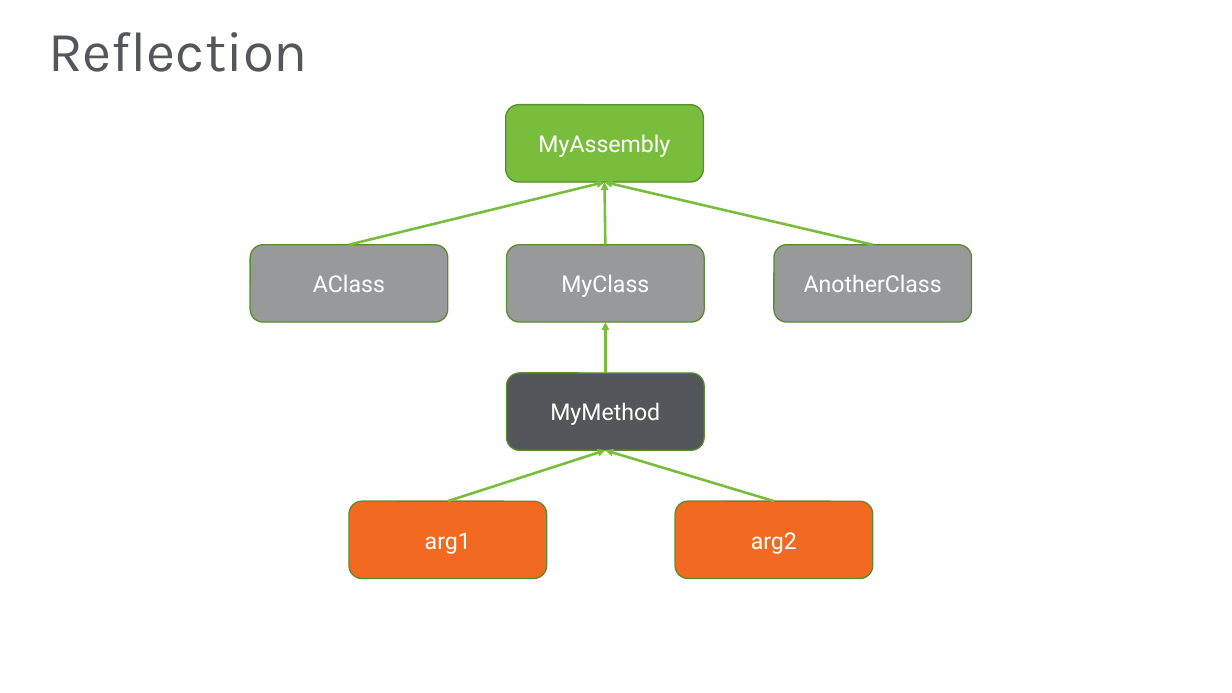
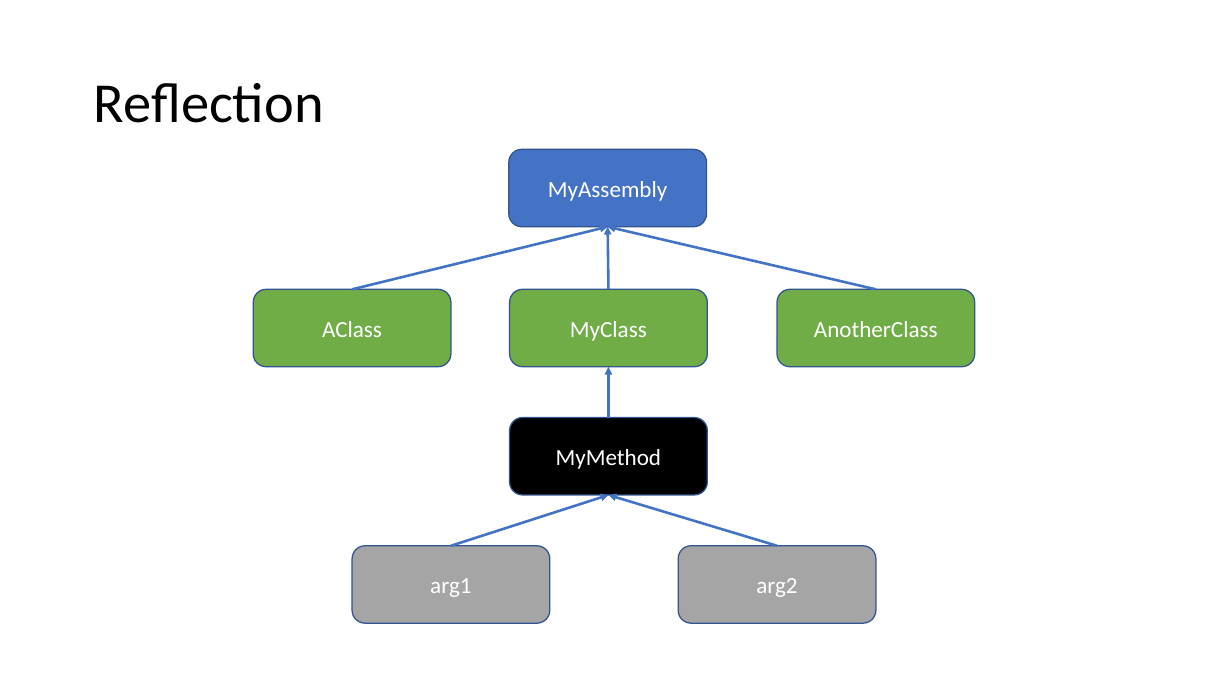
Before and after one commit to JasonBock/Presentations, a slide deck: slide 21 of Metaprogramming in .NET.pptx. Drawn at 1232x693 pixels with LibreOffice and Linux fonts; fonts in the diff are those of the drawing; background and template pictures are left out. Boxes give left, top, right and bottom in pixels: in the first picture for what was removed or moved away, otherwise in the second. Text is boxed around its words. In the diff, an @@ line names an element or a change of style, - is before the commit and + after.

```diff
--- a/Metaprogramming in .NET.pptx
+++ b/Metaprogramming in .NET.pptx
@@ title "Reflection": place and size @@
-title "Reflection" at box(48, 32, 308, 72)
+title "Reflection" at box(94, 83, 324, 123)
@@ title "Reflection" at box(94, 83, 324, 123): font Karla to Calibri, text colour #53565A to #000000 @@
@@ rounded rectangle "MyAssembly" at box(509, 150, 707, 227): font Roboto to Calibri; fill #78BE3C to #4472C4; outline #598D2C 1 pt to #325491 1 pt @@
@@ arrow (352, 289) - (608, 226): stroke #78BE3C 2 pt to #4472C4 2 pt @@
@@ arrow (609, 289) - (608, 226): stroke #78BE3C 2 pt to #4472C4 2 pt @@
@@ arrow (876, 289) - (608, 226): stroke #78BE3C 2 pt to #4472C4 2 pt @@
@@ font Roboto to Calibri; fill #97999B to #70AD47; outline #598D2C 1 pt to #325491 1 pt in 3 elements at box(777, 289, 975, 367), box(253, 289, 451, 367), box(510, 289, 708, 367) @@
@@ rounded rectangle "AnotherClass": place and size @@
-rounded rectangle "AnotherClass" at box(775, 245, 972, 323)
+rounded rectangle "AnotherClass" at box(777, 289, 975, 367)
@@ arrow (609, 418) - (609, 367): stroke #78BE3C 2 pt to #4472C4 2 pt @@
@@ rounded rectangle "MyMethod" at box(510, 418, 708, 495): font Roboto to Calibri; fill #53565A to #000000; outline #598D2C 1 pt to #325491 1 pt @@
@@ 6 arrows, 5 rounded rectangles: place and size @@
-6 arrows, 5 rounded rectangles at box(250, 104, 873, 579)
+6 arrows, 5 rounded rectangles at box(253, 150, 876, 624)
@@ arrow (451, 546) - (609, 495): stroke #78BE3C 2 pt to #4472C4 2 pt @@
@@ arrow (777, 546) - (609, 495): stroke #78BE3C 2 pt to #4472C4 2 pt @@
@@ rounded rectangle "arg1" at box(352, 546, 550, 624): font Roboto to Calibri; fill #F26A21 to #A5A5A5; outline #598D2C 1 pt to #325491 1 pt @@
@@ rounded rectangle "arg2": place and size @@
-rounded rectangle "arg2" at box(676, 501, 873, 579)
+rounded rectangle "arg2" at box(678, 546, 876, 624)
@@ rounded rectangle "arg2" at box(678, 546, 876, 624): font Roboto to Calibri; fill #F26A21 to #A5A5A5; outline #598D2C 1 pt to #325491 1 pt @@
```
Also in this commit, not shown: 47 other slides changed, 1 slide added, 2 slides removed.
